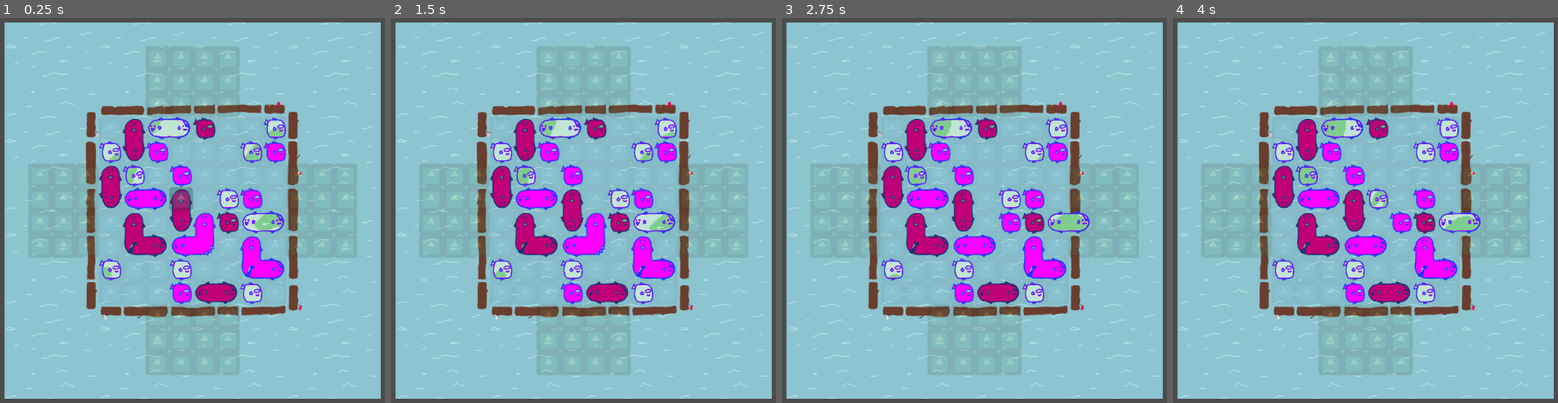
Above: before the commit, frames 1-4 (left to right).
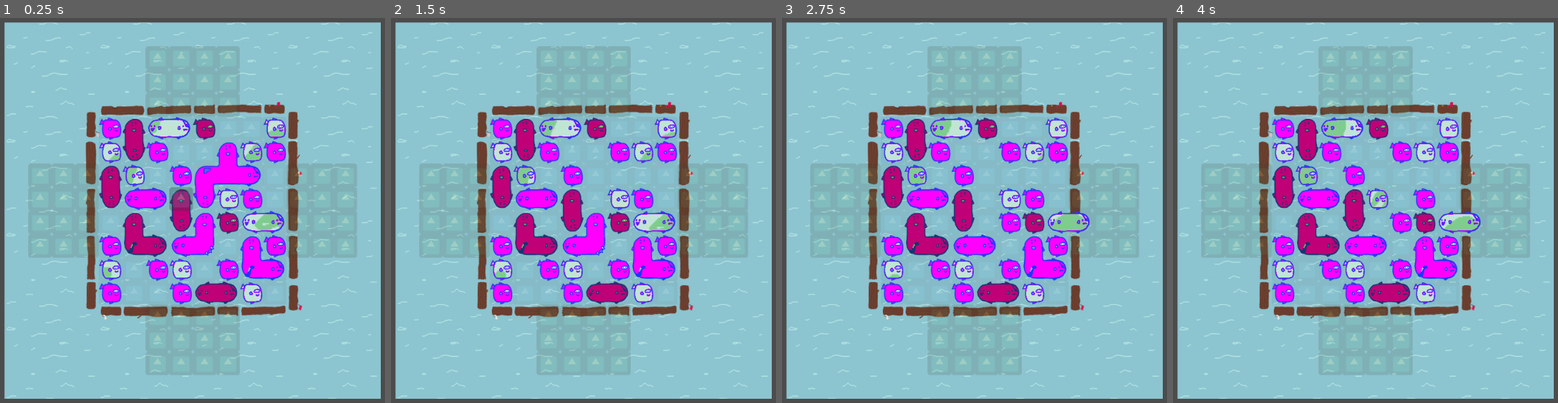
Above: after the commit, the same moments.

Repository: amckendry2/sokoban-cargo
Game: Godot game, scene res://Scenes/Docks.tscn
Two runs of this game, one before a commit and one after it. Both use one fixed random seed, a clock stepped at 60 frames per second and the inputs below. The engine's default icon, where the game draws it, is replaced by a stand-in: a white triangle on a blue panel in a dark square.
Inputs:
- Up to frame 1 (0.25 s): no input
- Up to frame 2 (1.5 s): tap Enter at 0.5 s; hold D (move_right) 0.53-1.28 s; tap E (delete_block) at 0.6 s; tap Space (select_block) at 1.25, 1.35 s; hold S (move_down) from 1.28 s (still down)
- Up to frame 3 (2.75 s): tap Enter at 2 s; release S (move_down) at 2.03 s; hold D (move_right) from 2.03 s (still down); tap E (delete_block) at 2.1 s
- Up to frame 4 (4 s): tap Space (select_block) at 2.75, 2.85 s; release D (move_right) at 2.78 s; hold W (move_up) 2.78-3.53 s; tap Enter at 3.5 s; hold A (move_left) from 3.53 s (still down); tap E (delete_block) at 3.6 s

The runs differ from the first frame. In frame 1, 2.9% of the frame differs, in the area x 25-75%, y 25-75%; in frame 2, 1.7%; in frame 3, 1.7%; in frame 4, 1.7%.

Commit message:
exposed tile index

Diff:
--- a/Scenes/Docks.tscn
+++ b/Scenes/Docks.tscn
@@ -161,7 +161,6 @@
 script = ExtResource( 2 )
 
 [node name="OrangeGrid" type="TileMap" parent="BlockGrid"]
-visible = false
 z_index = 1
 tile_set = ExtResource( 6 )
 format = 1
--- a/Scripts/DynamicTileMap.gd
+++ b/Scripts/DynamicTileMap.gd
@@ -1,4 +1,6 @@
 class_name DynamicTileMap extends TileMap
+
+export var tile_index: int = 1
 
 func add_tile(pos: Vector2, sprite_idx: int):
 	set_cellv(pos, sprite_idx)
@@ -18,7 +20,7 @@
 
 func add_block(block: Dictionary):
 	for cell in block["cells"]:
-		set_cellv(cell, 1)
+		set_cellv(cell, tile_index)
 		update_bitmask_area(cell)
 
 
